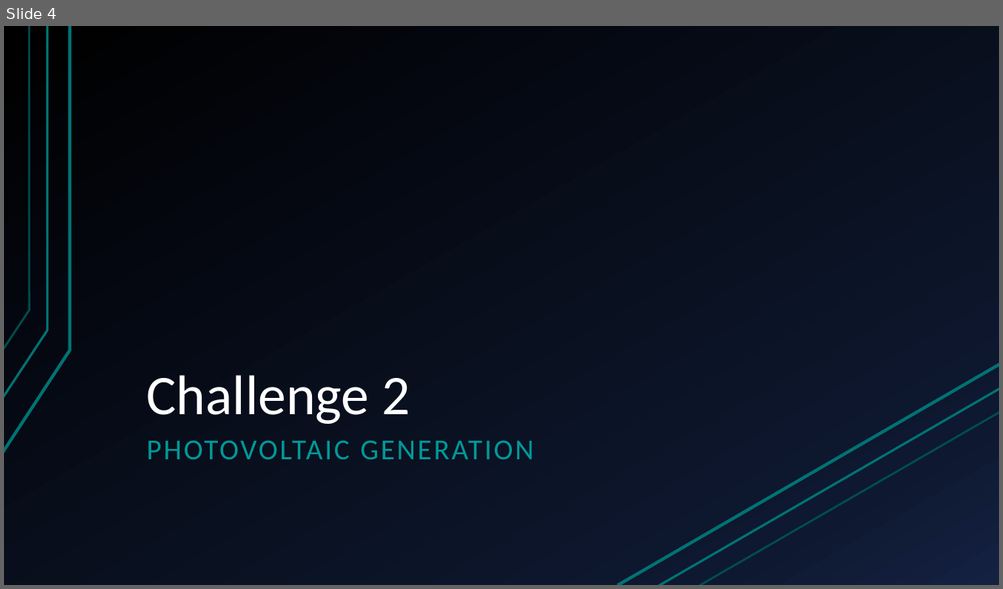
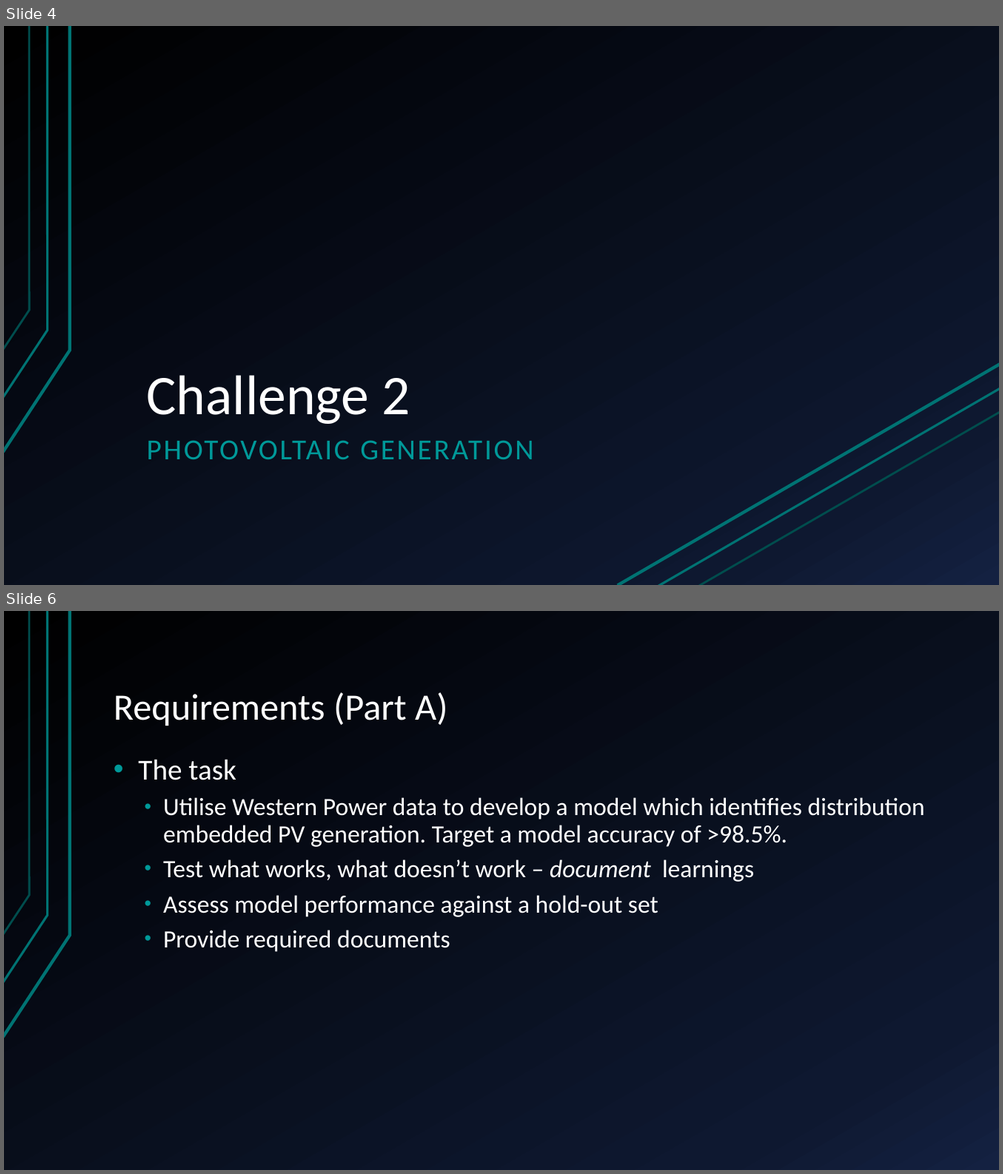
Before and after one commit to sofiary/teamunicornn, a slide deck: Western Power Hack-a-Gig Presentation.pptx. Shown one above the other, each under a label of ours: slide 4 before the commit, slides 4 and 6 after it; the slides between them are not shown. The pictures are 1003x589 and 1003x1174 pixels, drawn with LibreOffice and Linux fonts; fonts in the diff are those of the drawing. Boxes give left, top, right and bottom in pixels: in the first picture for what was removed or moved away, otherwise in the second. Text is boxed around its words. In the diff, an @@ line names an element or a change of style, - is before the commit and + after.

Commit message:
Several updates
Added presentation, extended challenge 2 part A

```diff
--- a/Western Power Hack-a-Gig Presentation.pptx
+++ b/Western Power Hack-a-Gig Presentation.pptx
@@ slide 6 added at (4,611,999,1170), background gradient #000000 to #0F1931 to #142242; not listed: 3 template elements that a slide beside it also shows @@
@@ title added at (114,692,447,726), 36 pt, text #FFFFFF @@
+Requirements (Part A)
@@ text added at (138,759,925,952), 24 pt, text #FFFFFF @@
+• The task
+  • Utilise Western Power data to develop a model which identifies distribution embedded PV generation. Target a model accuracy of >98.5%.
+  • Test what works, what doesn’t work – document learnings
+  • Assess model performance against a hold-out set
+  • Provide required documents
```
Also in this commit, not shown: 1 slide changed, 8 other slides added, 1 slide removed, 1 other file.
